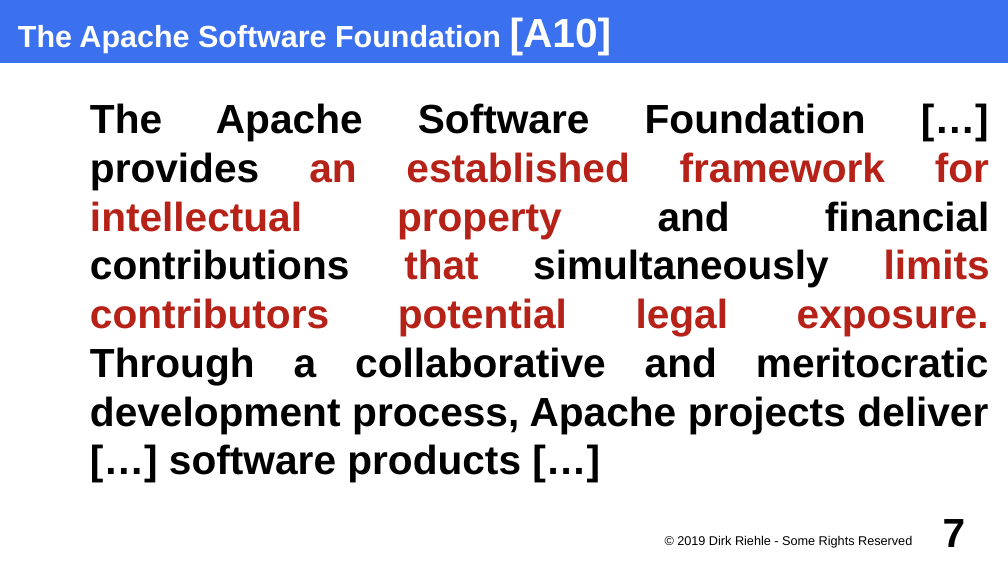
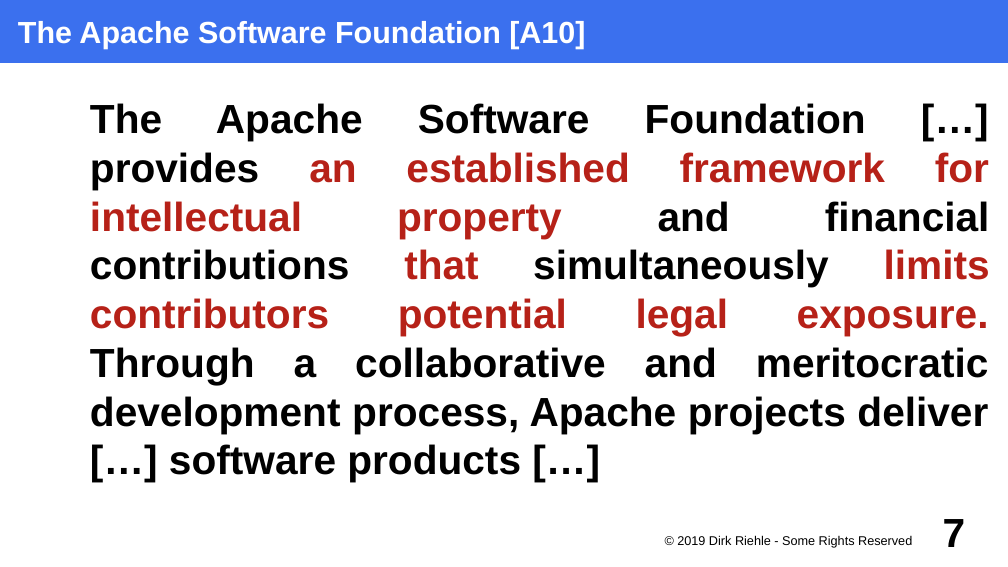
Before and after one commit to dirkriehle/foss-course, a slide deck: slide 7 of Lecture slides/FOSS C02 - Developer Foundations.odp. Drawn at 1008x567 pixels with LibreOffice and Linux fonts; fonts in the diff are those of the drawing. Boxes give left, top, right and bottom in pixels: in the first picture for what was removed or moved away, otherwise in the second. Text is boxed around its words. In the diff, an @@ line names an element or a change of style, - is before the commit and + after.

```diff
--- a/Lecture slides/FOSS C02 - Developer Foundations.odp
+++ b/Lecture slides/FOSS C02 - Developer Foundations.odp
@@ title "The Apache Software Foundation [A10]" at [0,0,1008,63]: size 32 to 24 pt in "[A10]" @@
```
Also in this commit, not shown: 18 other files.
